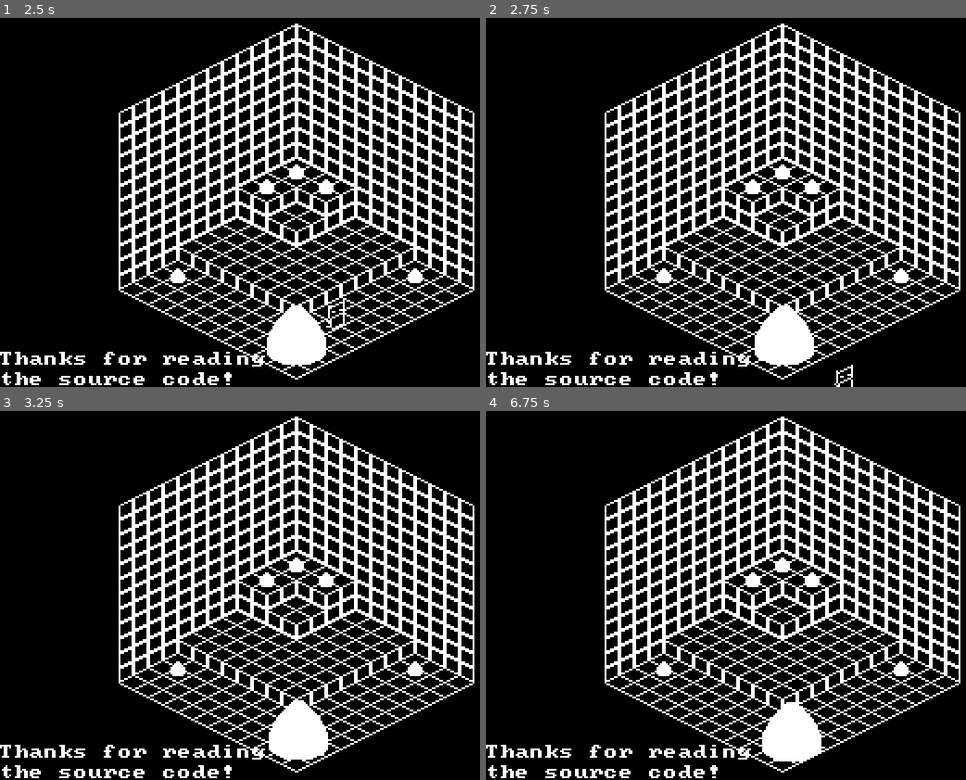
Above: before the commit, frames 1-4 (two rows, left to right).
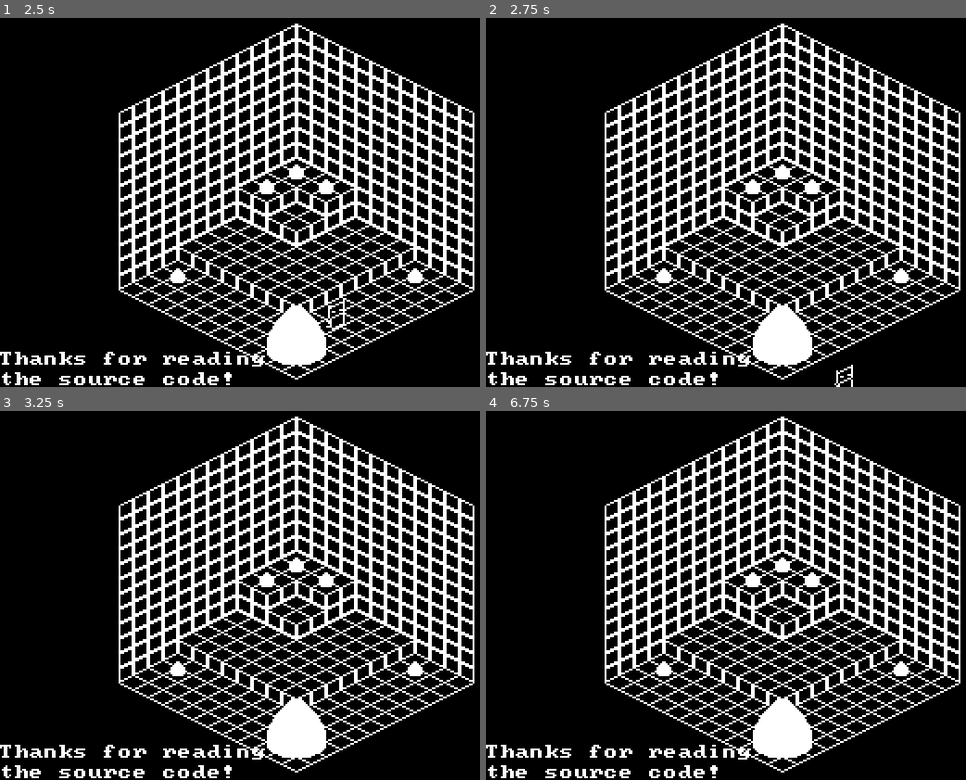
Above: after the commit, the same moments.

Repository: BitBangGames/feed_mother
Game: Godot game, scene res://src/main.tscn
Two runs of this game, one before a commit and one after it. Both use one fixed random seed, a clock stepped at 60 frames per second and the inputs below.
Inputs:
- Up to frame 1 (2.5 s): tap Enter at 0.5 s; hold D (right) 0.53-1.28 s; tap Space (confirm) at 0.6, 1.35, 2.1 s; hold S (down) 1.28-2.03 s; hold D (right) from 2.03 s (still down)
- Up to frame 2 (2.75 s): keep holding D (right)
- Up to frame 3 (3.25 s): release D (right) at 2.78 s; hold W (up) from 2.78 s (still down); tap Space (confirm) at 2.85 s
- Up to frame 4 (6.75 s): tap Space (confirm) at 3.5, 3.6, 4.25, 4.35, 5, 5.1, 5.75, 5.85, 6.5, 6.6 s; release W (up) at 3.53 s; hold A (left) 3.53-5.03 s; hold S (down) 5.03-5.78 s; hold D (right) 5.78-6.53 s; hold W (up) from 6.53 s (still down)

Frame 1 is identical in both runs. In frame 2, 0.1% of the frame differs, in the area x 55-69%, y 77-94%; in frame 3, 0.1%; in frame 4, 0.5%, in the area x 55-70%, y 77-95%.

Commit message:
Mother now eats eggs; objects no longer move when not pushed

Diff:
--- a/src/egg.gd
+++ b/src/egg.gd
@@ -6,4 +6,14 @@
 
 func _physics_process(_delta: float) -> void:
 	update_z_index()
+
+	for i: int in get_slide_collision_count():
+		var collision: KinematicCollision3D = get_slide_collision(i)
+
+		if (collision.get_collider() is Mother):
+			Mother.get_singleton().feed_mother()
+			queue_free()
+
 	super(_delta)
+
+	set_velocity(Vector3(0, get_velocity().y, 0))
--- a/src/mother.gd
+++ b/src/mother.gd
@@ -2,6 +2,8 @@
 extends Unit
 
 static var __singleton: Mother = null
+
+var __eggs: int = 0
 
 static func get_singleton() -> Mother:
 	if (__singleton == null):
@@ -14,3 +16,14 @@
 
 func _ready() -> void:
 	set_sprite(preload("res://src/mother_sprite.tscn").instantiate() as Sprite2D)
+
+func _physics_process(_delta: float) -> void:
+	super(_delta)
+
+	set_velocity(Vector3(0, get_velocity().y, 0))
+
+func get_eggs() -> int:
+	return __eggs
+
+func feed_mother() -> void:
+	__eggs = __eggs + 1
